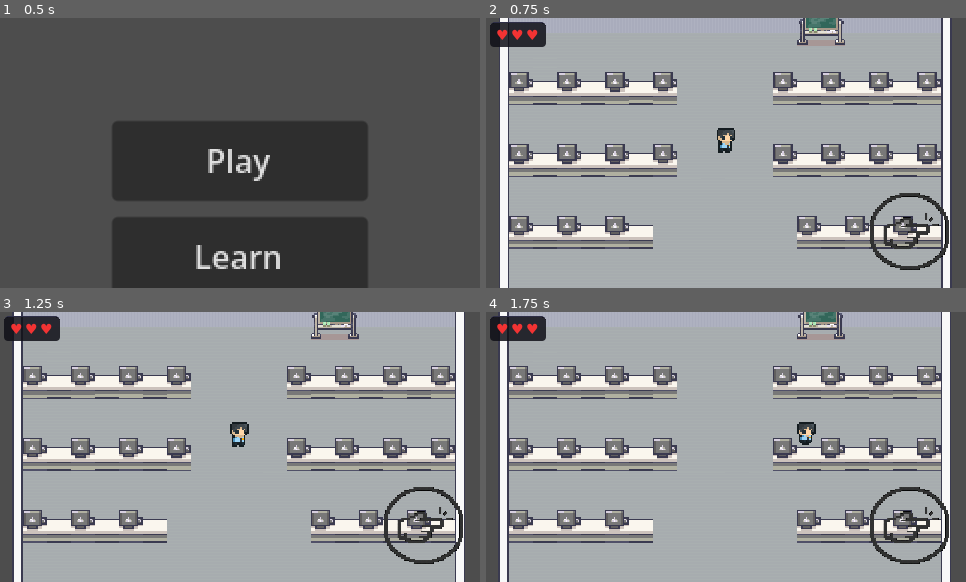
Above: before the commit, frames 1-4 (two rows, left to right).
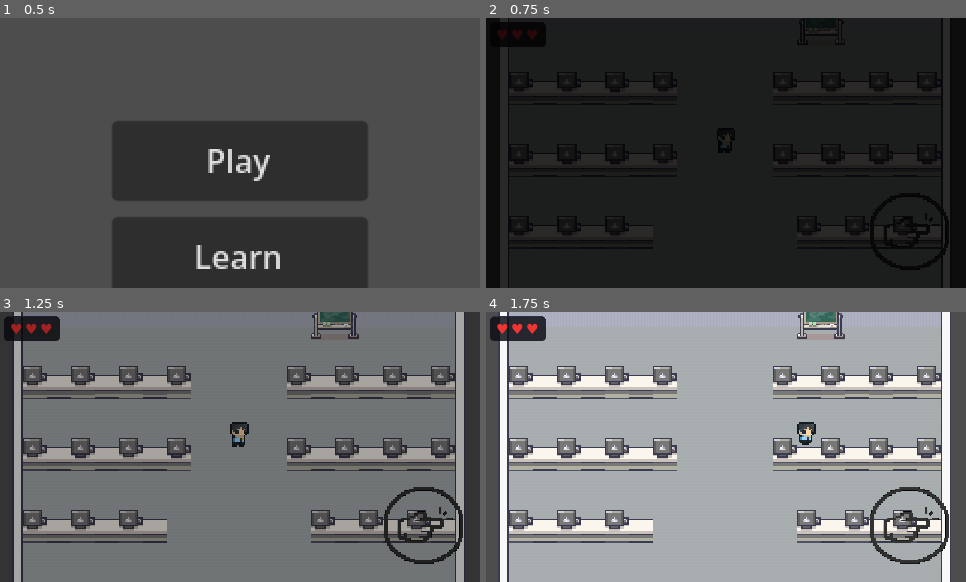
Above: after the commit, the same moments.

Repository: Raikosuu/Full-Tech-Panic_Public
Game: Godot game, scene res://scenes/main_menu.tscn
The game is run twice, just before and just after one commit, with the same random seed, the same clock (stepped at 60 frames per second) and the same inputs.
Inputs (mouse positions are in pixels of both pictures, inside the frame that each line leads up to):
- Up to frame 1 (0.5 s): no input
- Up to frame 2 (0.75 s): click "Play" at 0.5 s
- Up to frame 3 (1.25 s): no input
- Up to frame 4 (1.75 s): tap Enter at 1.25 s; move the mouse to (831, 433) at 1.27 s; hold D (move_right) from 1.28 s (still down); hold E (interact) from 1.28 s (still down); click (831, 433) at 1.42 s; tap Space at 1.52 s

Frame 1 is identical in both runs. In frame 2, 100% of the frame differs, in the area x 0-100%, y 0-100%; in frame 3, 98%; in frame 4, nothing differs.

Commit message:
Imported Backgrounds

Diff:
--- a/cutscenes/prologue.tscn
+++ b/cutscenes/prologue.tscn
@@ -2,6 +2,7 @@
 
 [ext_resource type="FontFile" uid="uid://chkdc34o58e2w" path="res://assets/fonts/PixelGamer-Regular.otf" id="1_font"]
 [ext_resource type="Script" uid="uid://cchqjnahv6a84" path="res://scripts/prologue.gd" id="1_prol"]
+[ext_resource type="Texture2D" uid="uid://du2epxqpgng6e" path="res://assets/IT_bg.png" id="2_30x7o"]
 [ext_resource type="FontFile" uid="uid://castux4fucj02" path="res://assets/fonts/Pixelify_Sans/static/PixelifySans-Bold.ttf" id="2_y30ld"]
 
 [sub_resource type="Animation" id="Animation_30x7o"]
@@ -65,6 +66,30 @@
 "transitions": PackedFloat32Array(1),
 "update": 0,
 "values": [Vector2(1, 1)]
+}
+tracks/5/type = "value"
+tracks/5/imported = false
+tracks/5/enabled = true
+tracks/5/path = NodePath("UI/PortraitYou:modulate")
+tracks/5/interp = 1
+tracks/5/loop_wrap = true
+tracks/5/keys = {
+"times": PackedFloat32Array(0),
+"transitions": PackedFloat32Array(1),
+"update": 0,
+"values": [Color(1, 1, 1, 0)]
+}
+tracks/6/type = "value"
+tracks/6/imported = false
+tracks/6/enabled = true
+tracks/6/path = NodePath("UI/PortraitBoss:modulate")
+tracks/6/interp = 1
+tracks/6/loop_wrap = true
+tracks/6/keys = {
+"times": PackedFloat32Array(0),
+"transitions": PackedFloat32Array(1),
+"update": 0,
+"values": [Color(1, 1, 1, 0)]
 }
 
 [sub_resource type="Animation" id="Animation_le04t"]
@@ -107,6 +132,30 @@
 "args": [],
 "method": &"on_dialogue_ready"
 }]
+}
+tracks/3/type = "value"
+tracks/3/imported = false
+tracks/3/enabled = true
+tracks/3/path = NodePath("UI/PortraitYou:modulate")
+tracks/3/interp = 1
+tracks/3/loop_wrap = true
+tracks/3/keys = {
+"times": PackedFloat32Array(0, 0.35),
+"transitions": PackedFloat32Array(1, 1),
+"update": 0,
+"values": [Color(1, 1, 1, 0), Color(1, 1, 1, 0.35000002)]
+}
+tracks/4/type = "value"
+tracks/4/imported = false
+tracks/4/enabled = true
+tracks/4/path = NodePath("UI/PortraitBoss:modulate")
+tracks/4/interp = 1
+tracks/4/loop_wrap = true
+tracks/4/keys = {
+"times": PackedFloat32Array(0, 0.35),
+"transitions": PackedFloat32Array(1, 1),
+"update": 0,
+"values": [Color(1, 1, 1, 0), Color(1, 1, 1, 0.35000002)]
 }
 
 [sub_resource type="Animation" id="Animation_0g5x1"]
@@ -150,6 +199,30 @@
 "method": &"show_dialogue"
 }]
 }
+tracks/3/type = "value"
+tracks/3/imported = false
+tracks/3/enabled = true
+tracks/3/path = NodePath("UI/PortraitYou:modulate")
+tracks/3/interp = 1
+tracks/3/loop_wrap = true
+tracks/3/keys = {
+"times": PackedFloat32Array(0, 4.5),
+"transitions": PackedFloat32Array(1, 1),
+"update": 0,
+"values": [Color(1, 1, 1, 0), Color(1, 1, 1, 0)]
+}
+tracks/4/type = "value"
+tracks/4/imported = false
+tracks/4/enabled = true
+tracks/4/path = NodePath("UI/PortraitBoss:modulate")
+tracks/4/interp = 1
+tracks/4/loop_wrap = true
+tracks/4/keys = {
+"times": PackedFloat32Array(0, 4.5),
+"transitions": PackedFloat32Array(1, 1),
+"update": 0,
+"values": [Color(1, 1, 1, 0), Color(1, 1, 1, 0)]
+}
 
 [sub_resource type="Animation" id="Animation_y30ld"]
 resource_name = "line_pop"
@@ -196,6 +269,42 @@
 "method": &"go_to_game"
 }]
 }
+tracks/2/type = "value"
+tracks/2/imported = false
+tracks/2/enabled = true
+tracks/2/path = NodePath("UI/PortraitYou:modulate")
+tracks/2/interp = 1
+tracks/2/loop_wrap = true
+tracks/2/keys = {
+"times": PackedFloat32Array(0, 1.5),
+"transitions": PackedFloat32Array(1, 1),
+"update": 0,
+"values": [Color(1, 1, 1, 1), Color(1, 1, 1, 0)]
+}
+tracks/3/type = "value"
+tracks/3/imported = false
+tracks/3/enabled = true
+tracks/3/path = NodePath("UI/PortraitBoss:modulate")
+tracks/3/interp = 1
+tracks/3/loop_wrap = true
+tracks/3/keys = {
+"times": PackedFloat32Array(0, 1.5),
+"transitions": PackedFloat32Array(1, 1),
+"update": 0,
+"values": [Color(1, 1, 1, 1), Color(1, 1, 1, 0)]
+}
+tracks/4/type = "value"
+tracks/4/imported = false
+tracks/4/enabled = true
+tracks/4/path = NodePath("UI/DialogueBox:modulate")
+tracks/4/interp = 1
+tracks/4/loop_wrap = true
+tracks/4/keys = {
+"times": PackedFloat32Array(0, 1.5),
+"transitions": PackedFloat32Array(1, 1),
+"update": 0,
+"values": [Color(1, 1, 1, 1), Color(1, 1, 1, 0)]
+}
 
 [sub_resource type="AnimationLibrary" id="AnimationLibrary_ojphu"]
 _data = {
@@ -208,6 +317,11 @@
 
 [node name="Prologue" type="Node2D" unique_id=1965087689]
 script = ExtResource("1_prol")
+
+[node name="Background" type="Sprite2D" parent="." unique_id=1390812207]
+position = Vector2(240, 136.25)
+scale = Vector2(0.3125, 0.26123047)
+texture = ExtResource("2_30x7o")
 
 [node name="UI" type="CanvasLayer" parent="." unique_id=1535867570]
 layer = 10
@@ -249,30 +363,6 @@
 text = "IT Support Floor — 8:59 AM"
 horizontal_alignment = 1
 
-[node name="PortraitYou" type="TextureRect" parent="UI" unique_id=1227694844]
-modulate = Color(1, 1, 1, 0.35000002)
-z_index = 1
-custom_minimum_size = Vector2(72, 72)
-anchors_preset = 2
-anchor_top = 1.0
-anchor_bottom = 1.0
-offset_top = -82.0
-offset_right = 464.0
-grow_vertical = 0
-expand_mode = 1
-stretch_mode = 5
-
-[node name="PortraitBoss" type="TextureRect" parent="UI" unique_id=951470462]
-modulate = Color(1, 1, 1, 0.35000002)
-z_index = 1
-custom_minimum_size = Vector2(72, 72)
-offset_left = 8.0
-offset_top = 180.0
-offset_right = 472.0
-offset_bottom = 262.0
-expand_mode = 1
-stretch_mode = 5
-
 [node name="DialogueBox" type="PanelContainer" parent="UI" unique_id=2026043041]
 modulate = Color(1, 1, 1, 0)
 anchors_preset = 12
@@ -314,5 +404,32 @@
 text = "[ Tap To Continue ]"
 horizontal_alignment = 2
 
+[node name="PortraitYou" type="TextureRect" parent="UI" unique_id=237638292]
+modulate = Color(1, 1, 1, 0)
+anchors_preset = -1
+anchor_top = 1.0
+anchor_bottom = 1.0
+offset_left = 8.0
+offset_top = -170.0
+offset_right = 88.0
+offset_bottom = -90.0
+grow_vertical = 0
+stretch_mode = 5
+
+[node name="PortraitBoss" type="TextureRect" parent="UI" unique_id=612389880]
+modulate = Color(1, 1, 1, 0)
+anchors_preset = -1
+anchor_left = 1.0
+anchor_top = 1.0
+anchor_right = 1.0
+anchor_bottom = 1.0
+offset_left = -88.0
+offset_top = -170.0
+offset_right = -8.0
+offset_bottom = -90.0
+grow_horizontal = 0
+grow_vertical = 0
+stretch_mode = 5
+
 [node name="AnimationPlayer" type="AnimationPlayer" parent="." unique_id=57600444]
 libraries/ = SubResource("AnimationLibrary_ojphu")
--- a/scenes/game_scene.tscn
+++ b/scenes/game_scene.tscn
@@ -2543,6 +2543,42 @@
 [sub_resource type="WorldBoundaryShape2D" id="WorldBoundaryShape2D_y3j0m"]
 distance = -249.0
 
+[sub_resource type="Animation" id="Animation_utbpp"]
+length = 0.001
+tracks/0/type = "value"
+tracks/0/imported = false
+tracks/0/enabled = true
+tracks/0/path = NodePath("FadeRect:modulate")
+tracks/0/interp = 1
+tracks/0/loop_wrap = true
+tracks/0/keys = {
+"times": PackedFloat32Array(0),
+"transitions": PackedFloat32Array(1),
+"update": 0,
+"values": [Color(1, 1, 1, 1)]
+}
+
+[sub_resource type="Animation" id="Animation_mw25s"]
+resource_name = "fade_in"
+tracks/0/type = "value"
+tracks/0/imported = false
+tracks/0/enabled = true
+tracks/0/path = NodePath("FadeRect:modulate")
+tracks/0/interp = 1
+tracks/0/loop_wrap = true
+tracks/0/keys = {
+"times": PackedFloat32Array(0, 1),
+"transitions": PackedFloat32Array(1, 1),
+"update": 0,
+"values": [Color(1, 1, 1, 1), Color(1, 1, 1, 0)]
+}
+
+[sub_resource type="AnimationLibrary" id="AnimationLibrary_tcjrq"]
+_data = {
+&"RESET": SubResource("Animation_utbpp"),
+&"fade_in": SubResource("Animation_mw25s")
+}
+
 [node name="game_scene" type="Node2D" unique_id=1662599829]
 script = ExtResource("1_b5spy")
 
@@ -2675,3 +2711,18 @@
 grow_vertical = 0
 
 [node name="TouchControls" parent="Control" unique_id=1602627443 instance=ExtResource("9_utbpp")]
+
+[node name="FadeLayer" type="CanvasLayer" parent="." unique_id=1193285369]
+layer = 99
+
+[node name="FadeRect" type="ColorRect" parent="FadeLayer" unique_id=315833080]
+anchors_preset = 15
+anchor_right = 1.0
+anchor_bottom = 1.0
+grow_horizontal = 2
+grow_vertical = 2
+color = Color(0, 0, 0, 1)
+
+[node name="FadePlayer" type="AnimationPlayer" parent="FadeLayer" unique_id=1482170107]
+libraries/ = SubResource("AnimationLibrary_tcjrq")
+autoplay = &"fade_in"
Binary file added: assets/IT_bg.png
Not shown, added: assets/IT_bg.png.import
Not shown: 1 places in scenes/game_scene.tscn that only renumber resources
